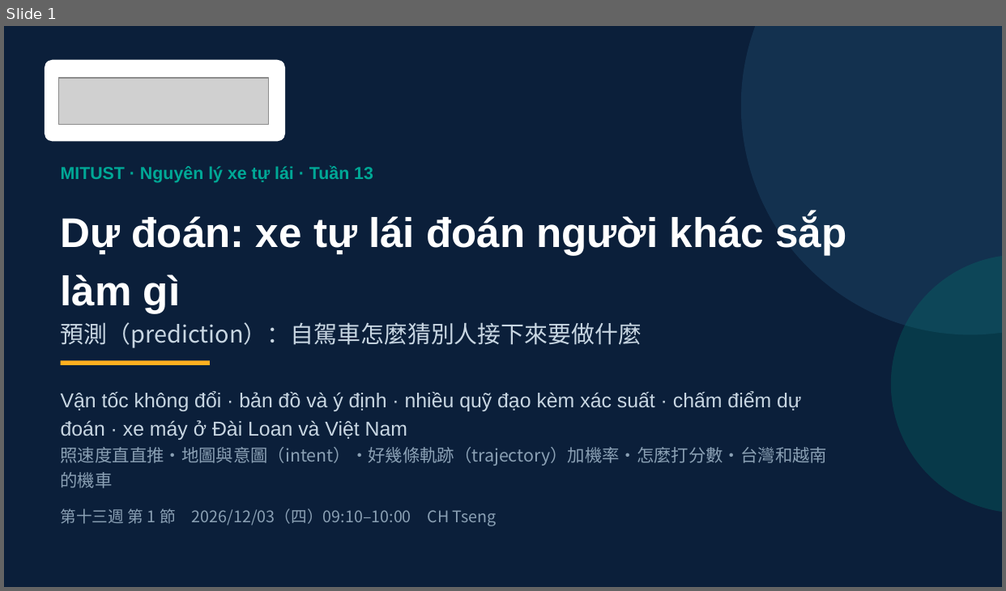
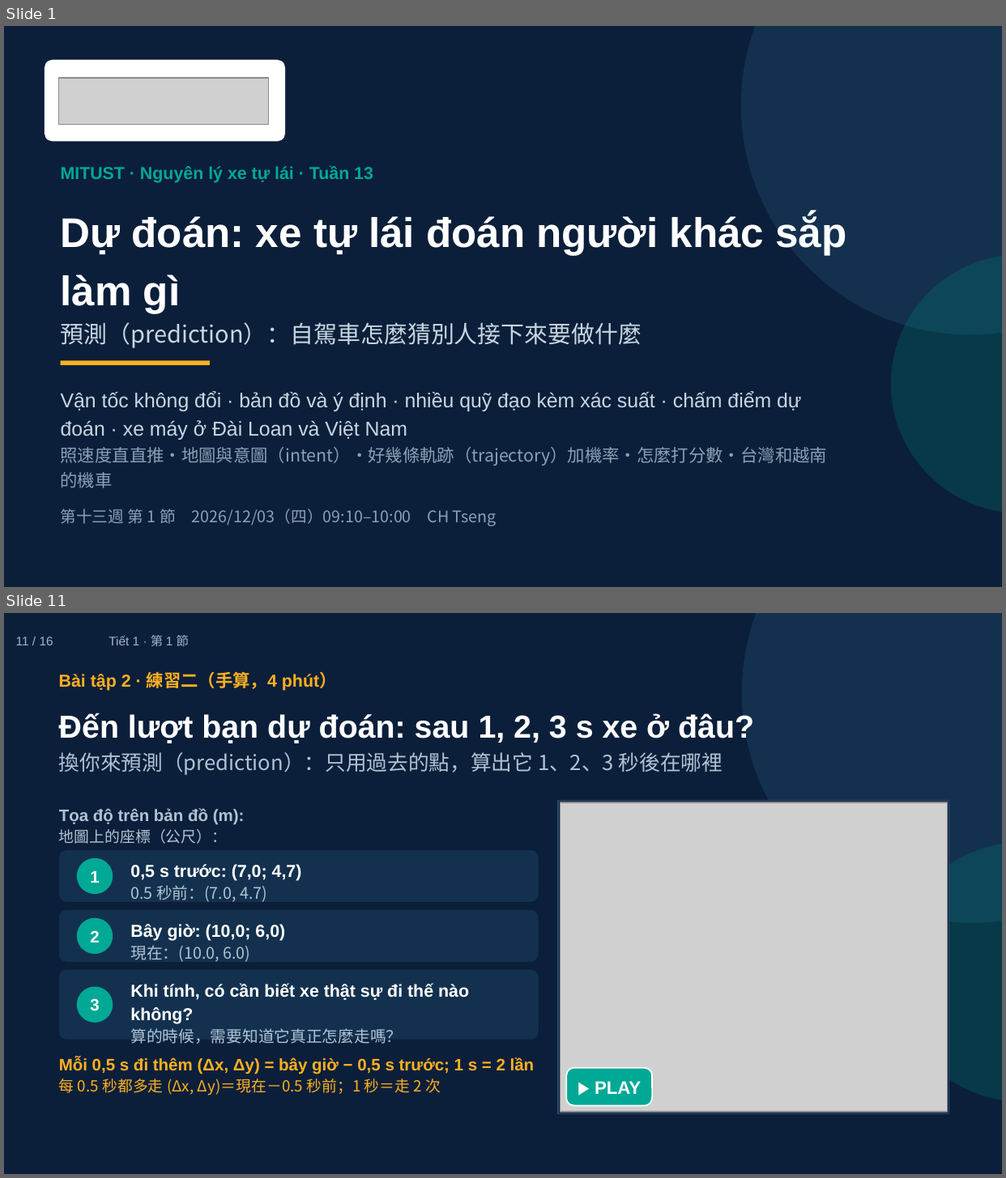
Before and after one commit to ch-neural/MITUST-Principles-of-Self-Driving-Cars, a slide deck: 第十三週(12-03)/第十三週_第1節_簡報.pptx. Shown one above the other, each under a label of ours: slide 1 before the commit, slides 1 and 11 after it; the slides between them are not shown. The pictures are 1006x591 and 1006x1178 pixels, drawn with LibreOffice and Linux fonts; fonts in the diff are those of the drawing; grey boxes stand for pictures. Boxes give left, top, right and bottom in pixels: in the first picture for what was removed or moved away, otherwise in the second. Text is boxed around its words. In the diff, an @@ line names an element or a change of style, - is before the commit and + after.

```diff
--- a/第十三週(12-03)/第十三週_第1節_簡報.pptx
+++ b/第十三週(12-03)/第十三週_第1節_簡報.pptx
@@ slide 11 added at [4,613,1002,1174], background #0B1F3A @@
@@ text added at [16,636,53,645], 9 pt, text #9FB3C8 @@
+11 / 16
@@ text added at [108,635,189,646], 9 pt, text #9FB3C8 @@
+Tiết 1 · 第 1 節
@@ ellipse added at [743,613,1002,922], fill #13314F, outline #13314F 1 pt @@
@@ text added at [59,671,337,691], 12.5 pt, text #FFB020, bold @@
+Bài tập 2 · 練習二（手算，4 phút）
@@ text added at [59,713,754,775], 15 pt, text #AFC3D4 @@
+Đến lượt bạn dự đoán: sau 1, 2, 3 s xe ở đâu?
+換你來預測（prediction）：只用過去的點，算出它 1、2、3 秒後在哪裡
@@ rectangle added at [558,801,949,1114], fill #0B1F3A, outline #2C4A6E 1 pt @@
@@ picture added at [560,803,948,1112] @@
@@ text added at [59,808,245,844], 12 pt, text #AFC3D4, bold @@
+Tọa độ trên bản đồ (m):
+地圖上的座標（公尺）：
@@ rounded rectangle added at [59,850,538,902], fill #13314F @@
@@ ellipse added at [892,842,1002,1102], fill #007F72 at 28% opacity @@
@@ ellipse added at [77,858,113,894], fill #00A896 @@
@@ text added at [90,871,99,883], 12 pt, text #FFFFFF, bold @@
+1
@@ text added at [130,864,302,902], 12.5 pt, text #FFFFFF, bold @@
+0,5 s trước: (7,0; 4,7)
+0.5 秒前：(7.0, 4.7)
@@ rounded rectangle added at [59,910,538,962], fill #13314F @@
@@ ellipse added at [77,918,113,954], fill #00A896 @@
@@ text added at [130,924,285,962], 12.5 pt, text #FFFFFF, bold @@
+Bây giờ: (10,0; 6,0)
+現在：(10.0, 6.0)
@@ text added at [90,931,99,943], 12 pt, text #FFFFFF, bold @@
+2
@@ rounded rectangle added at [59,970,538,1040], fill #13314F @@
@@ ellipse added at [77,987,113,1023], fill #00A896 @@
@@ text added at [90,999,99,1012], 12 pt, text #FFFFFF, bold @@
+3
@@ text added at [130,983,469,1044], 12.5 pt, text #FFFFFF, bold @@
+Khi tính, có cần biết xe thật sự đi thế nào không?
+算的時候，需要知道它真正怎麼走嗎？
@@ text added at [59,1058,535,1096], 12 pt, text #FFB020, bold @@
+Mỗi 0,5 s đi thêm (Δx, Δy) = bây giờ − 0,5 s trước; 1 s = 2 lần
+每 0.5 秒都多走 (Δx, Δy)＝現在－0.5 秒前；1 秒＝走 2 次
@@ rounded rectangle added at [566,1068,652,1106], fill #00A896, outline #FFFFFF 1 pt, 13 pt, text #FFFFFF, bold @@
+▶ PLAY
```
Also in this commit, not shown: 13 slides changed, 1 other slide added, 1 other file.
